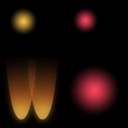
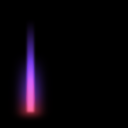
Comparing the layer stacks of the two (128, 128) images. Changes:
hid "Calque 6" over <box>3,45,61,126</box>
hid "Calque 5" over <box>69,65,120,116</box>
hid "Calque 4" over <box>10,8,98,35</box>
hid "Calque 3 copie 3" over <box>21,52,61,126</box>
hid "Calque 3 copie 2" over <box>27,56,58,121</box>
hid "Calque 3 copie" over <box>3,52,42,126</box>
hid "Calque 3" over <box>6,56,37,121</box>
added layer "Calque 7" (addition, 59%) above "Calque 7 copie" over <box>8,39,53,124</box>
added layer "Calque 7 copie" above "Calque 2 copie 2" over <box>24,8,37,115</box>
